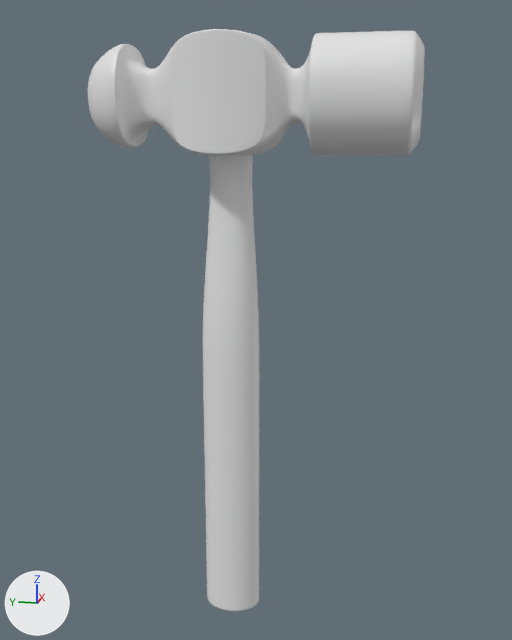
A saved change to the Blender file BLENDER/hammer/hammer.blend.
Rendered twice from a 50 mm camera at (-21.1, -4.87, -10.69) aimed at (0.23, -0.6, -16.03). Arrows for +X, +Y and +Z are at lower left; the lights stay in place.
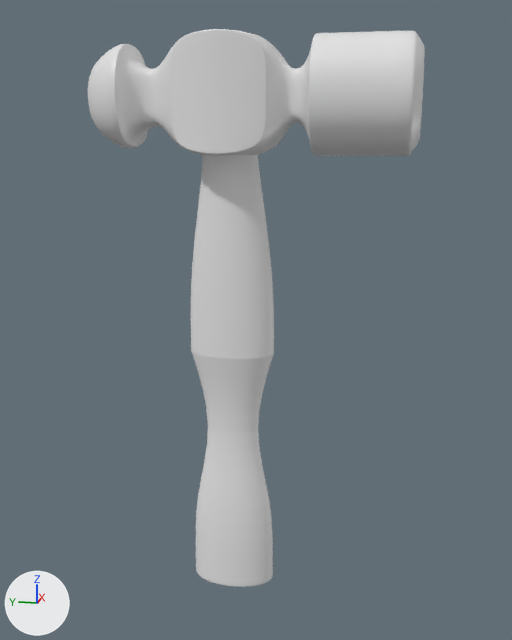
Commit message: final hammer model

The change in detail:
me_cylinder is used by ob_cylinder; location (0.0, 0.22, -9.32); scale (1.0, 1.0, 9.0).
me_cylinder had 480 vertices, 450 faces and spanned x -0.73..0.67, y -0.98..0.85, z -1.85..0.18.
me_cylinder now has 544 vertices, 514 faces and spans x -0.78..0.78, y -1.44..1.24, z -1.74..0.18.
me_cylinder part 1: 352 vertices moved from x -0.73..0.67, y -0.98..0.85, z -1.85..-0.21 to x -0.78..0.78, y -1.44..1.24, z -1.74..-0.19; 64 vertices added at x -0.78..0.78, y -1.44..1.24, z -1.14..-0.86.

Where the change shows, as pixel boxes (x1, y1, x2, y2) in the pictures (512 x 640 px):
'Cylinder', reshaped (47% wider)
    before: (203, 155, 259, 611)
    after: (191, 155, 274, 587)
